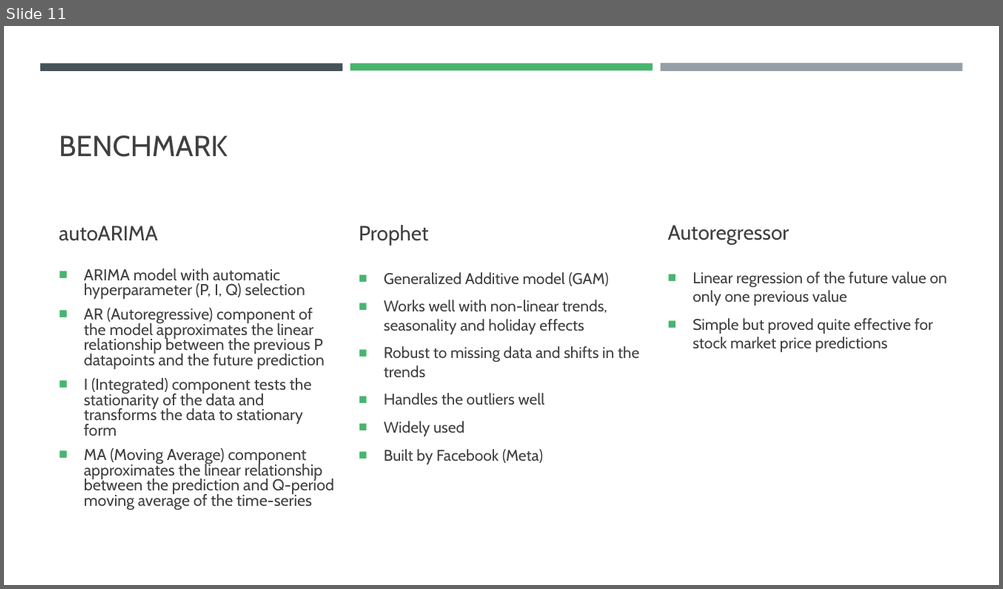
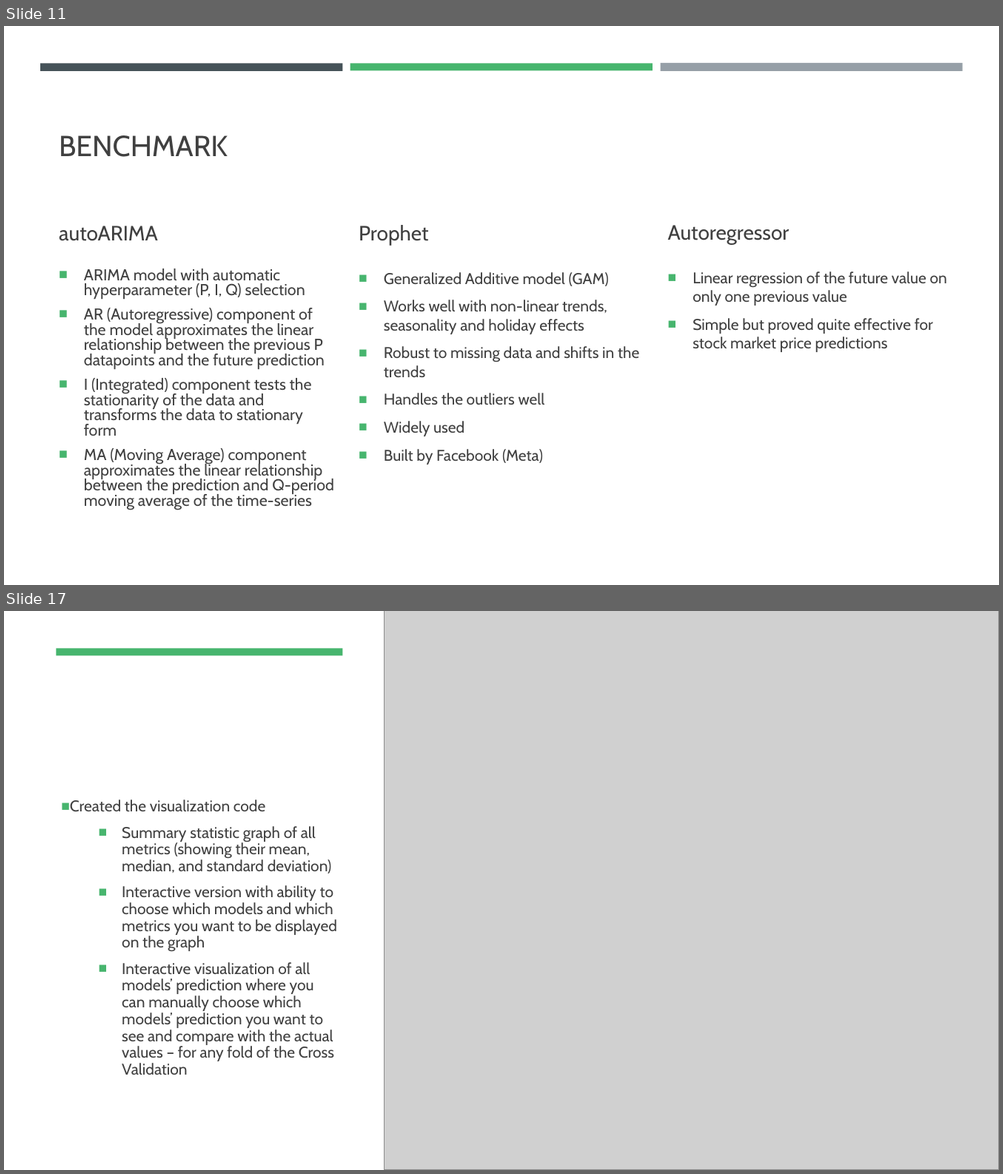
Before and after one commit to filip-topic/Time-Series-Foundation-Models-in-Financial-time-series-prediction, a slide deck: 17th of July Presentation.pptx. Shown one above the other, each under a label of ours: slide 11 before the commit, slides 11 and 17 after it; the slides between them are not shown. The pictures are 1003x589 and 1003x1174 pixels, drawn with LibreOffice and Linux fonts; fonts in the diff are those of the drawing; grey boxes stand for pictures. Boxes give left, top, right and bottom in pixels: in the first picture for what was removed or moved away, otherwise in the second. Text is boxed around its words. In the diff, an @@ line names an element or a change of style, - is before the commit and + after.

Commit message:
presentation work

```diff
--- a/17th of July Presentation.pptx
+++ b/17th of July Presentation.pptx
@@ slide 17 added at box(4, 611, 999, 1170), background #FFFFFF @@
@@ rectangle added at box(4, 611, 999, 1170), fill #FFFFFF @@
@@ picture added at box(384, 611, 999, 1170) @@
@@ rectangle added at box(57, 648, 343, 655), fill #47B56E @@
@@ text added at box(70, 800, 337, 1075), 15 pt, text #404040 @@
+■ Created the visualization code
+  ■ Summary statistic graph of all metrics (showing their mean, median, and standard deviation)
+  ■ Interactive version with ability to choose which models and which metrics you want to be displayed on the graph
+  ■ Interactive visualization of all models’ prediction where you can manually choose which models’ prediction you want to see and compare with the actual values – for any fold of the Cross Validation
```
Also in this commit, not shown: 1 slide changed, 7 other slides added, 3 slides removed, 3 other files.
